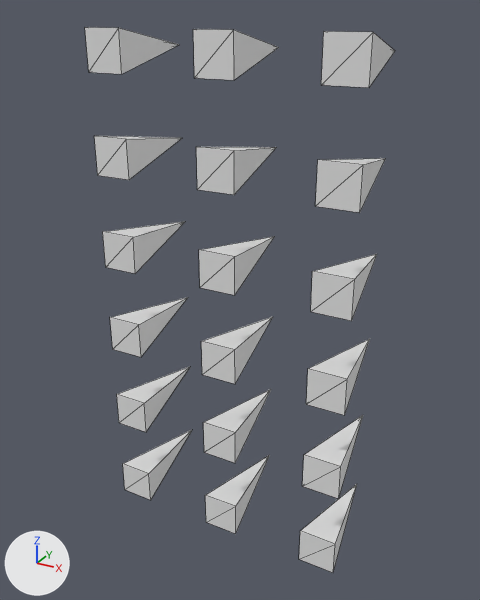
Two versions of the glTF model assets/meshes/traps/spikes.glb, one commit apart.
Camera for both pictures: a 50 mm camera at (0.985, -1.642, 1.845) aimed at (-0.021, 0.186, 0.931). Lighting does not change. The marker at lower left points along +X, +Y and +Z. The older version comes first. Mesh edges are drawn as thin lines. Vertices at exactly the same position are counted once.

In view in the first picture: 'Spikes'.
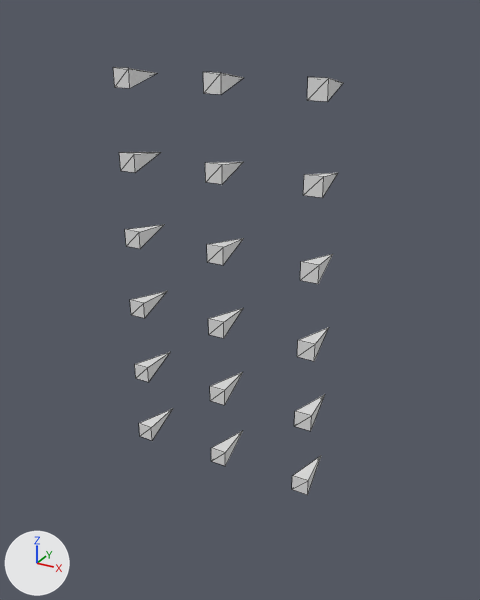
Diff of the bpy script that builds the scene:
```diff
--- a/assets/meshes/traps/spikes.glb.py
+++ b/assets/meshes/traps/spikes.glb.py
@@ me_cone @@
-me_cone.from_pydata(...)  # 90 vertices, 108 faces; spans x -0.56..0.32, y 0.0..0.41, z 0.09..1.79
+me_cone.from_pydata(...)  # 90 vertices, 108 faces; spans x -0.47..0.21, y 0.0..0.18, z 0.38..1.68
+# me_cone part 1: the loose piece of 5 vertices spanning x -0.56..-0.44, y 0.0..0.41, z 0.09..0.22 is scaled about its middle by 0.452, then moved by (0.06, -0.11, 0.25)
+# me_cone part 2: the loose piece of 5 vertices spanning x -0.18..-0.06, y 0.0..0.41, z 0.09..0.22 is scaled about its middle by 0.452, then moved by (-0.01, -0.11, 0.25)
+# me_cone part 3: the loose piece of 5 vertices spanning x 0.19..0.32, y 0.0..0.41, z 0.09..0.22 is scaled about its middle by 0.452, then moved by (-0.07, -0.11, 0.25)
+# me_cone part 4: the loose piece of 5 vertices spanning x -0.56..-0.44, y 0.0..0.41, z 0.41..0.53 is scaled about its middle by 0.452, then moved by (0.06, -0.11, 0.19)
+# me_cone part 5: the loose piece of 5 vertices spanning x -0.18..-0.06, y 0.0..0.41, z 0.41..0.53 is scaled about its middle by 0.452, then moved by (-0.01, -0.11, 0.19)
+# me_cone part 6: the loose piece of 5 vertices spanning x 0.19..0.32, y 0.0..0.41, z 0.41..0.53 is scaled about its middle by 0.452, then moved by (-0.07, -0.11, 0.19)
+# me_cone part 7: the loose piece of 5 vertices spanning x -0.56..-0.44, y 0.0..0.41, z 0.72..0.85 is scaled about its middle by 0.452, then moved by (0.06, -0.11, 0.12)
+# me_cone part 8: the loose piece of 5 vertices spanning x -0.18..-0.06, y 0.0..0.41, z 0.72..0.85 is scaled about its middle by 0.452, then moved by (-0.01, -0.11, 0.12)
+# me_cone part 9: the loose piece of 5 vertices spanning x 0.19..0.32, y 0.0..0.41, z 0.72..0.85 is scaled about its middle by 0.452, then moved by (-0.07, -0.11, 0.12)
+# me_cone part 10: the loose piece of 5 vertices spanning x -0.56..-0.44, y 0.0..0.41, z 1.04..1.16 is scaled about its middle by 0.452, then moved by (0.06, -0.11, 0.06)
+# me_cone part 11: the loose piece of 5 vertices spanning x -0.18..-0.06, y 0.0..0.41, z 1.04..1.16 is scaled about its middle by 0.452, then moved by (-0.01, -0.11, 0.06)
+# me_cone part 12: the loose piece of 5 vertices spanning x 0.19..0.32, y 0.0..0.41, z 1.04..1.16 is scaled about its middle by 0.452, then moved by (-0.07, -0.11, 0.06)
+# me_cone part 13: the loose piece of 5 vertices spanning x -0.56..-0.44, y 0.0..0.41, z 1.35..1.48 is scaled about its middle by 0.452, then moved by (0.06, -0.11, -0.01)
+# me_cone part 14: the loose piece of 5 vertices spanning x -0.18..-0.06, y 0.0..0.41, z 1.35..1.48 is scaled about its middle by 0.452, then moved by (-0.01, -0.11, -0.01)
+# me_cone part 15: the loose piece of 5 vertices spanning x 0.19..0.32, y 0.0..0.41, z 1.35..1.48 is scaled about its middle by 0.452, then moved by (-0.07, -0.11, -0.01)
+# me_cone part 16: the loose piece of 5 vertices spanning x -0.56..-0.44, y 0.0..0.41, z 1.67..1.79 is scaled about its middle by 0.452, then moved by (0.06, -0.11, -0.07)
+# me_cone part 17: the loose piece of 5 vertices spanning x -0.18..-0.06, y 0.0..0.41, z 1.67..1.79 is scaled about its middle by 0.452, then moved by (-0.01, -0.11, -0.07)
+# me_cone part 18: the loose piece of 5 vertices spanning x 0.19..0.32, y 0.0..0.41, z 1.67..1.79 is scaled about its middle by 0.452, then moved by (-0.07, -0.11, -0.07)
```

Where the change shows, as pixel boxes [x1, y1, x2, y2] in the pictures (480 x 600 px; the box of a moved part takes in the faces that stretch with it):
'Spikes', reshaped (26% narrower, 22% shorter)
    before: [85, 27, 395, 573]
    after: [113, 67, 343, 495]
part 1 of me_cone, moved or reshaped
    before: [123, 430, 192, 500]
    after: [139, 408, 173, 440]
part 2 of me_cone, moved or reshaped
    before: [205, 455, 270, 534]
    after: [211, 431, 243, 466]
part 3 of me_cone, moved or reshaped
    before: [299, 484, 357, 573]
    after: [292, 456, 321, 495]
part 4 of me_cone, moved or reshaped
    before: [117, 367, 190, 432]
    after: [135, 352, 170, 382]
part 5 of me_cone, moved or reshaped
    before: [203, 389, 271, 463]
    after: [210, 372, 243, 405]
part 6 of me_cone, moved or reshaped
    before: [302, 415, 363, 499]
    after: [294, 394, 325, 431]
part 7 of me_cone, moved or reshaped
    before: [110, 297, 188, 357]
    after: [130, 291, 167, 318]
part 8 of me_cone, moved or reshaped
    before: [201, 317, 272, 384]
    after: [208, 308, 243, 338]
part 9 of me_cone, moved or reshaped
    before: [306, 339, 370, 415]
    after: [297, 327, 329, 361]
part 10 of me_cone, moved or reshaped
    before: [103, 222, 185, 274]
    after: [125, 224, 165, 249]
part 11 of me_cone, moved or reshaped
    before: [199, 236, 275, 295]
    after: [207, 238, 243, 265]
part 12 of me_cone, moved or reshaped
    before: [311, 254, 377, 321]
    after: [300, 254, 333, 284]
part 13 of me_cone, moved or reshaped
    before: [94, 136, 182, 180]
    after: [119, 152, 161, 172]
part 14 of me_cone, moved or reshaped
    before: [196, 147, 276, 195]
    after: [205, 162, 243, 184]
part 15 of me_cone, moved or reshaped
    before: [316, 158, 386, 213]
    after: [303, 173, 338, 198]
part 16 of me_cone, moved or reshaped
    before: [85, 27, 179, 74]
    after: [113, 67, 157, 88]
part 17 of me_cone, moved or reshaped
    before: [193, 29, 279, 80]
    after: [203, 72, 244, 94]
part 18 of me_cone, moved or reshaped
    before: [321, 31, 395, 88]
    after: [307, 77, 343, 102]
